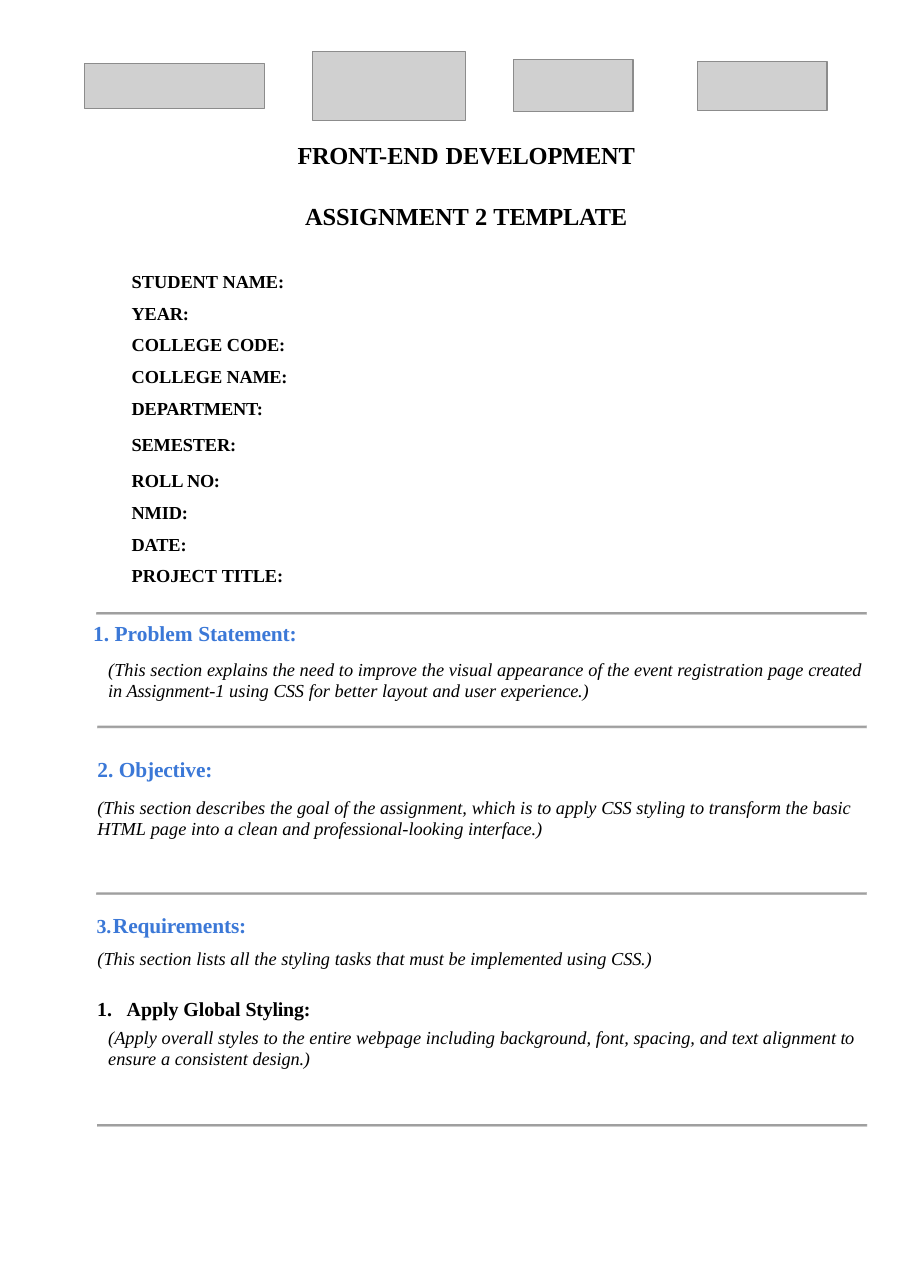
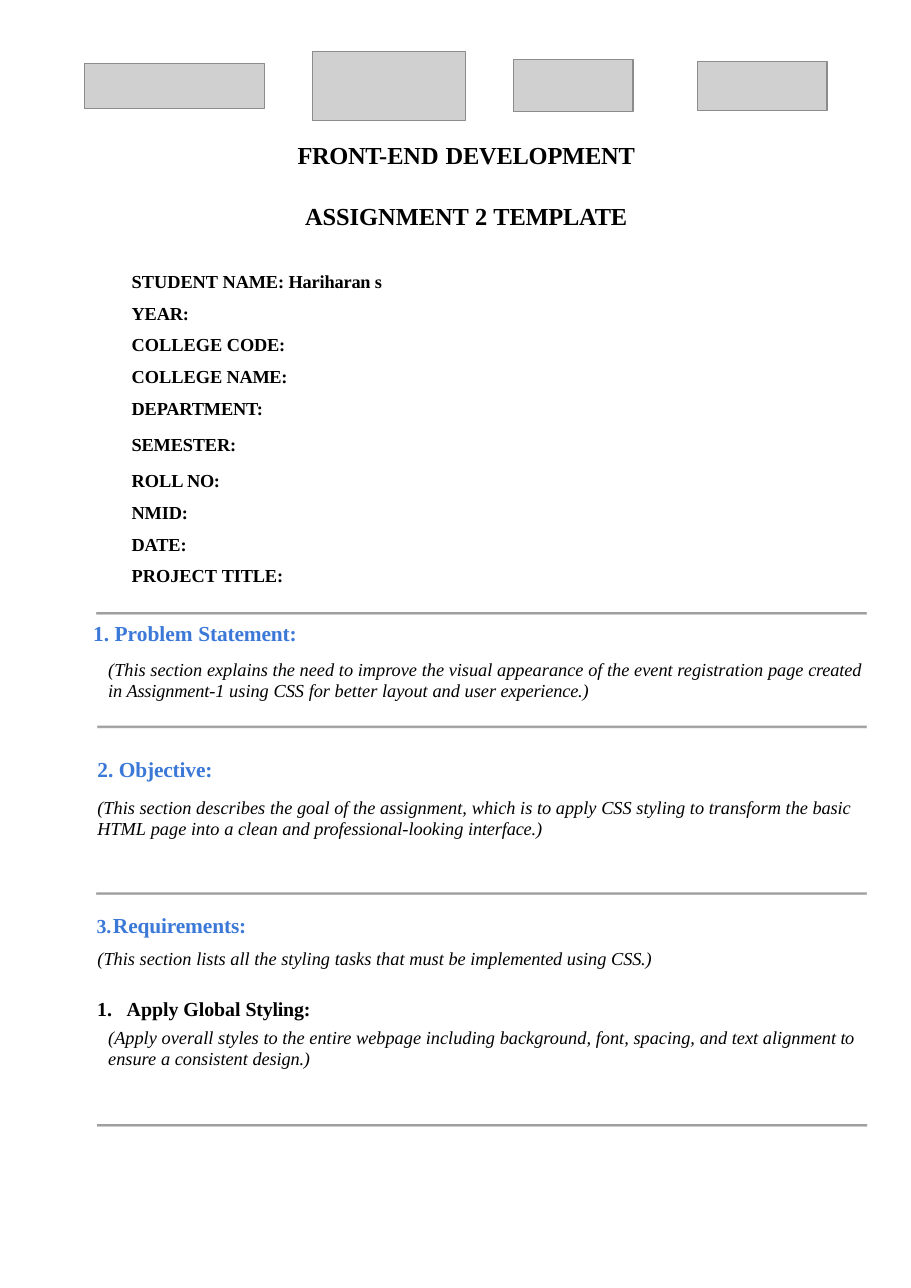
Before and after one commit to mr-heain/event-registration, a slide deck: slide 1 of ppt/FE Assignment template- 2.pptx. Drawn at 911x1288 pixels with LibreOffice and Linux fonts; fonts in the diff are those of the drawing; grey boxes stand for pictures. Boxes give left, top, right and bottom in pixels: in the first picture for what was removed or moved away, otherwise in the second. Text is boxed around its words. In the diff, an @@ line names an element or a change of style, - is before the commit and + after.

Commit message:
test for ppt2

```diff
--- a/ppt/FE Assignment template- 2.pptx
+++ b/ppt/FE Assignment template- 2.pptx
@@ text at <box>132,275,382,288</box>: text changed @@
-STUDENT NAME:
+STUDENT NAME: Hariharan s
```
